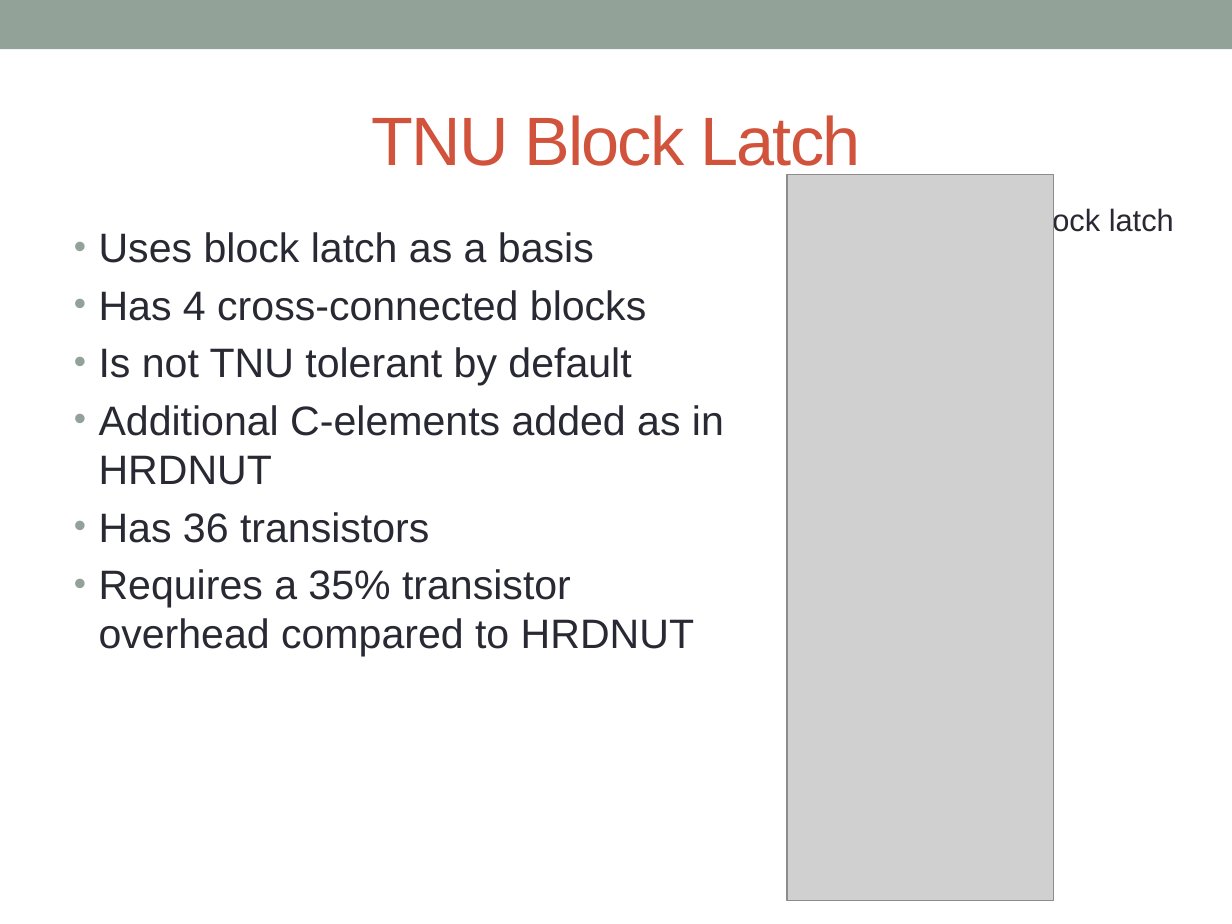
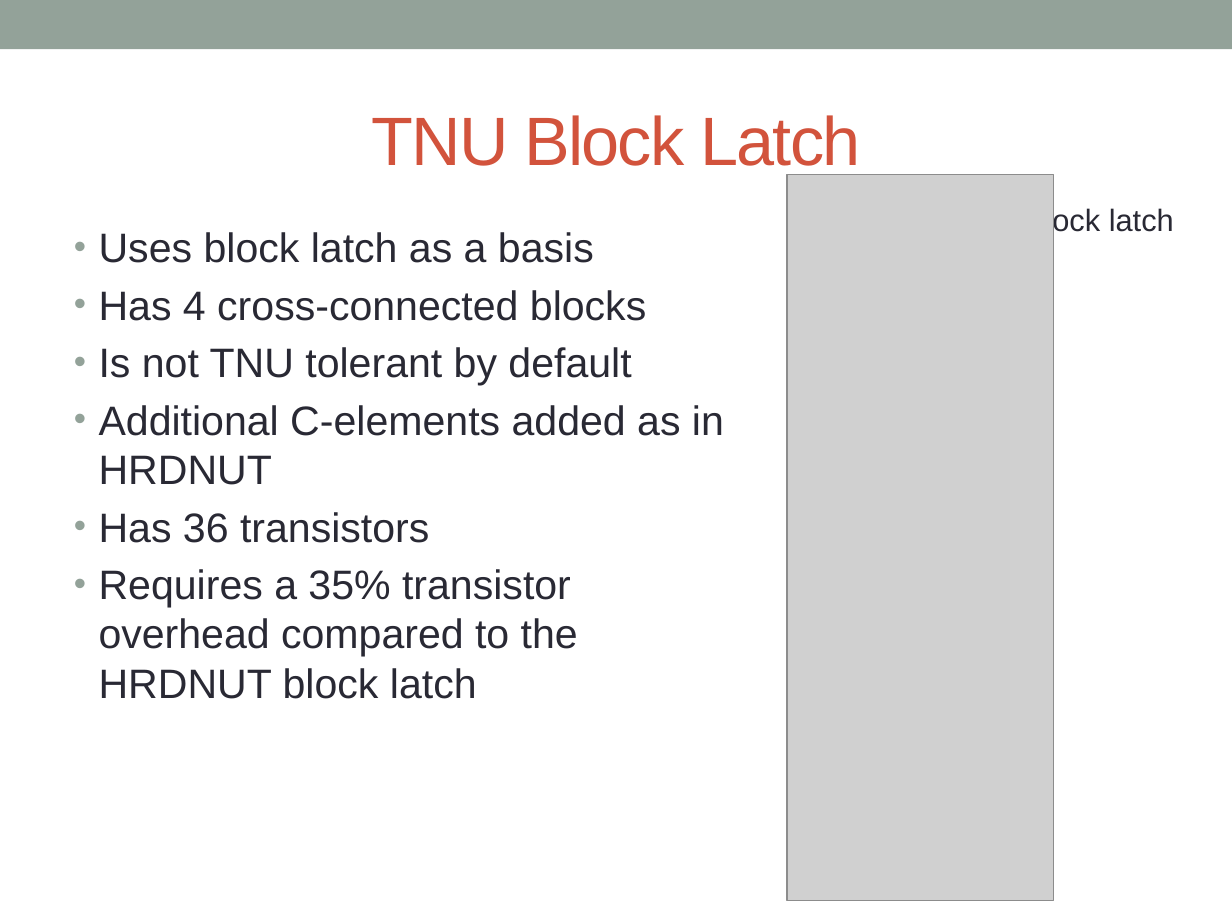
Before and after one commit to acwatkins88/Fast_SET, a slide deck: slide 18 of Dissertation/Dissertation Defense/Dissertation Defense.pptx. Drawn at 1232x924 pixels with LibreOffice and Linux fonts; fonts in the diff are those of the drawing; grey boxes stand for pictures; background and template pictures are left out. Boxes give left, top, right and bottom in pixels: in the first picture for what was removed or moved away, otherwise in the second. Text is boxed around its words. In the diff, an @@ line names an element or a change of style, - is before the commit and + after.

```diff
--- a/Dissertation/Dissertation Defense/Dissertation Defense.pptx
+++ b/Dissertation/Dissertation Defense/Dissertation Defense.pptx
@@ text at box(99, 569, 578, 699): text changed @@
-• Requires a 35% transistor overhead compared to HRDNUT
+• Requires a 35% transistor overhead compared to the HRDNUT block latch
```
Also in this commit, not shown: 23 other slides changed, 5 slides added, 1 slide removed, 15 other files.
